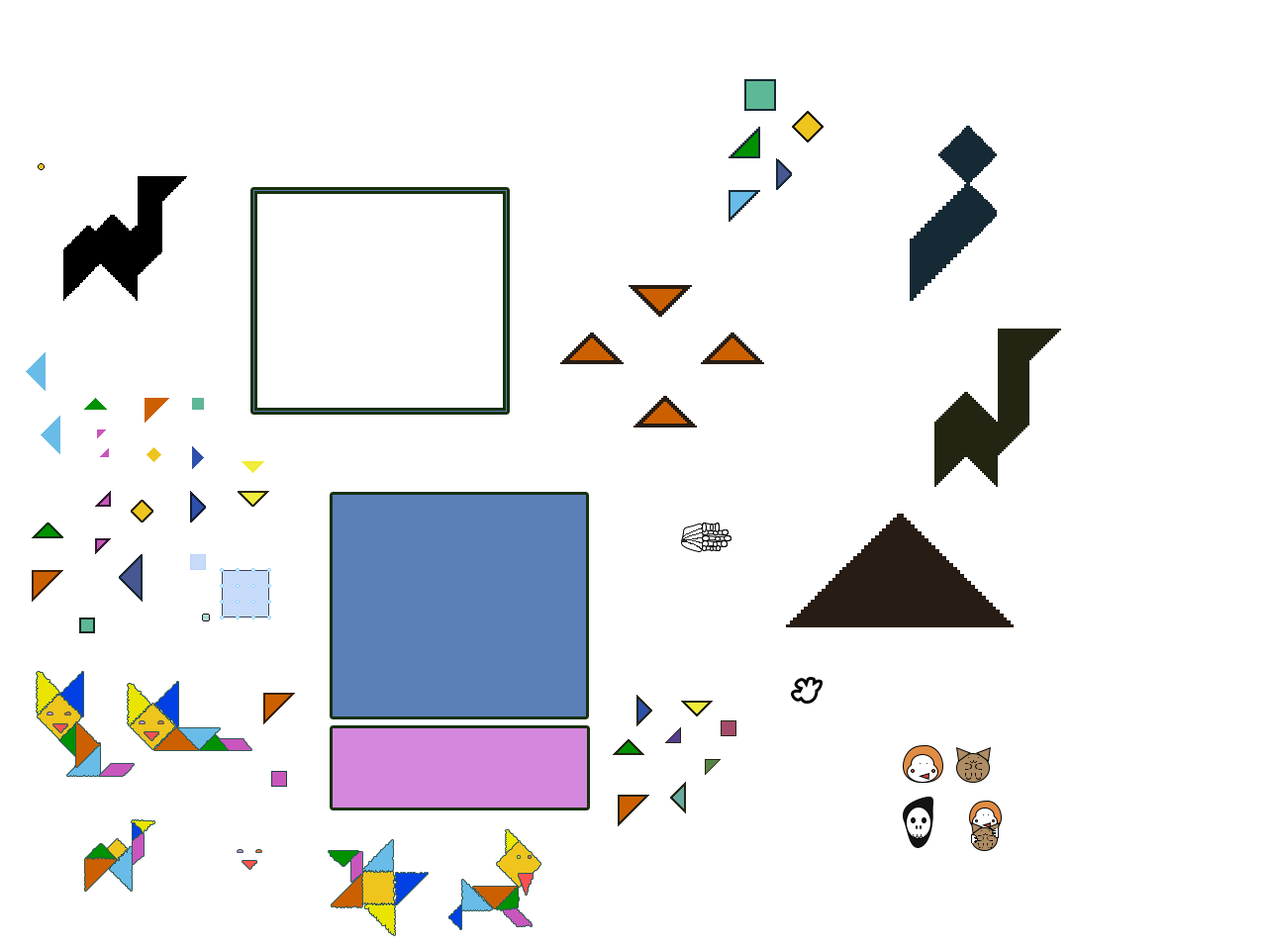
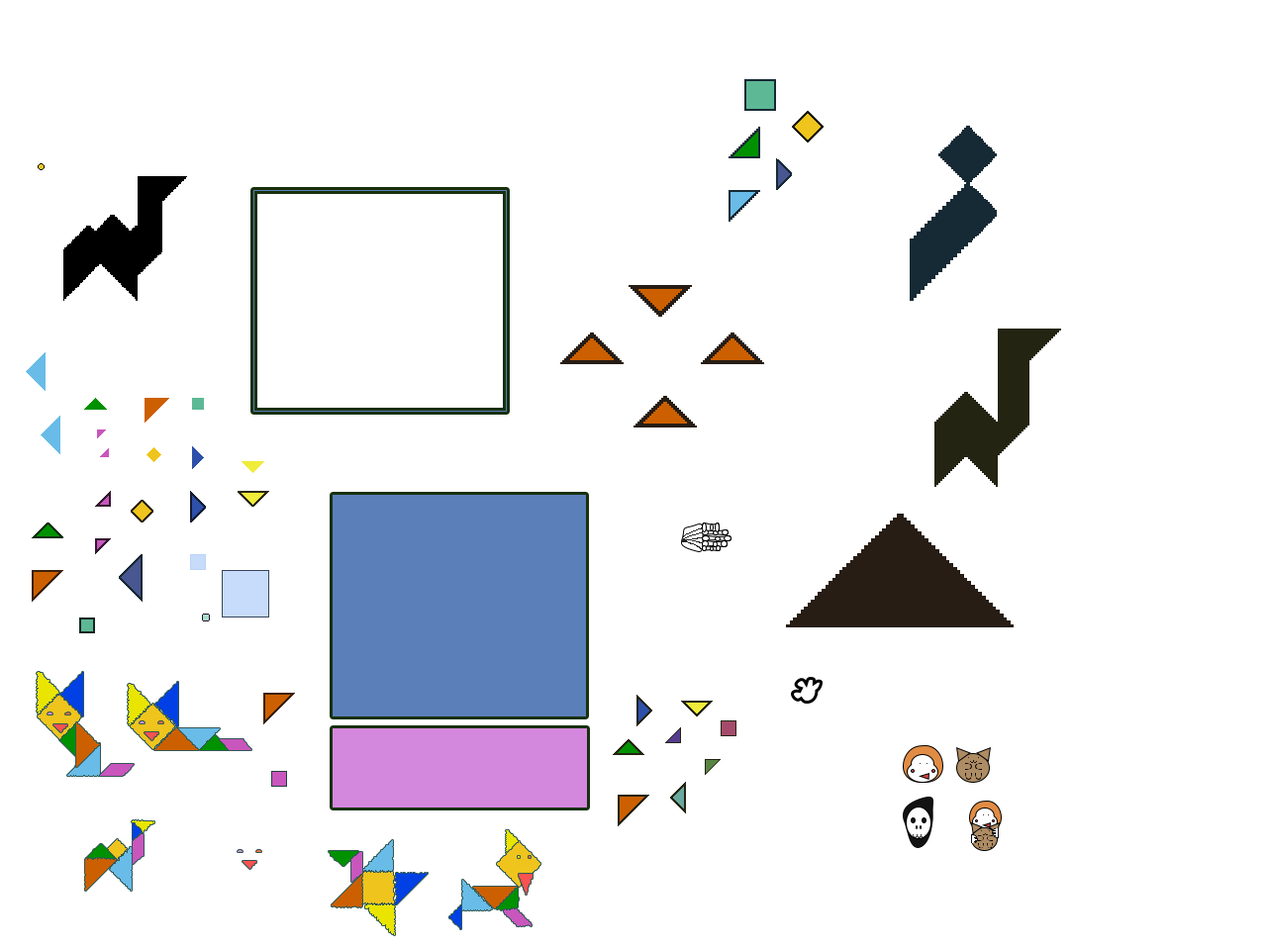
Layered file, before and after one edit (1267 x 950). Changes by layer:
removed layer "Эллипс 1 копия 16" over [235, 615, 240, 620]
removed layer "Эллипс 1 копия 2" over [235, 599, 240, 604]
removed layer "Эллипс 1 копия 15" over [251, 615, 256, 620]
removed layer "Эллипс 1 копия 4" over [251, 599, 256, 604]
removed layer "Эллипс 1 копия 6" over [251, 568, 256, 572]
removed layer "Эллипс 1 копия 14" over [267, 615, 272, 620]
removed layer "Эллипс 1 копия 13" over [267, 599, 272, 604]
removed layer "Эллипс 1 копия 12" over [267, 583, 272, 588]
removed layer "Эллипс 1 копия 7" over [267, 568, 272, 572]
removed layer "Эллипс 1 копия 3" over [251, 583, 256, 588]
removed layer "Эллипс 1 копия 11" over [219, 615, 224, 620]
removed layer "Эллипс 1 копия 10" over [219, 599, 224, 604]
removed layer "Эллипс 1 копия 9" over [219, 583, 224, 588]
removed layer "Эллипс 1 копия 8" over [219, 568, 224, 572]
removed layer "Эллипс 1 копия 5" over [235, 568, 240, 572]
removed layer "Эллипс 1 копия" over [235, 583, 240, 588]
